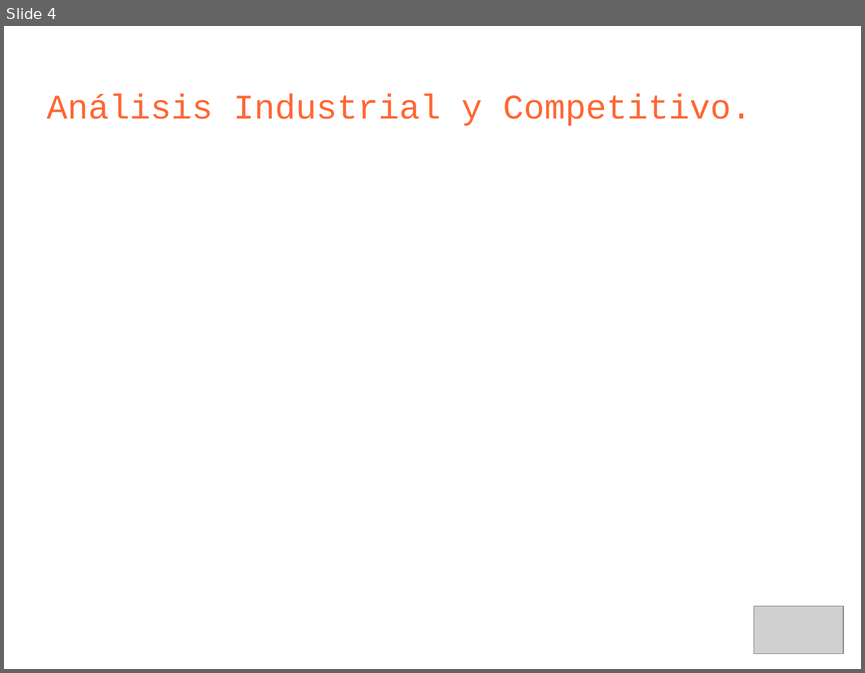
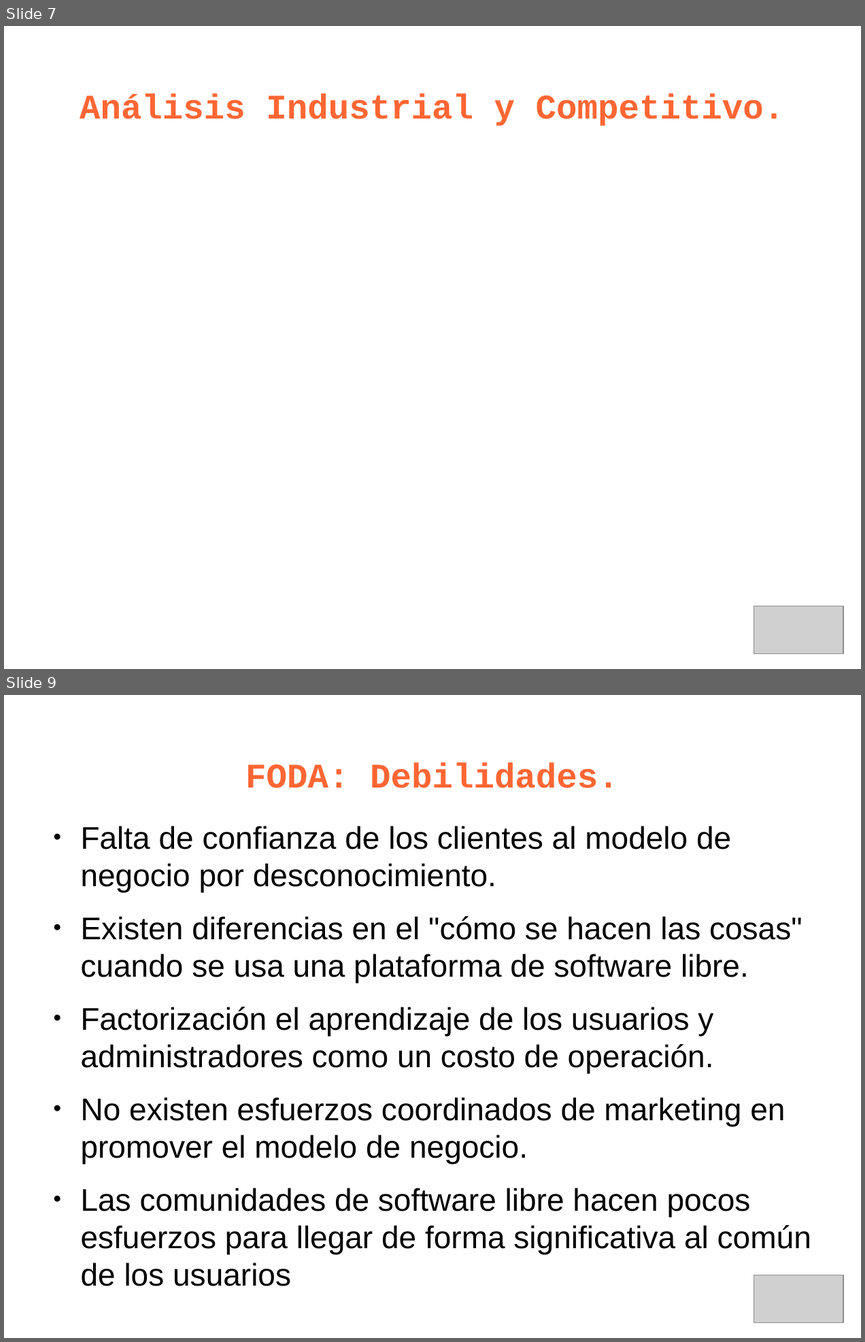
Before and after one commit to leliel12/jbc-utn, a slide deck: 5to/ger_est/kenya_p.odp. Shown one above the other, each under a label of ours: slide 4 before the commit, slides 7 and 9 after it; the slides between them are not shown. The pictures are 865x673 and 865x1342 pixels, drawn with LibreOffice and Linux fonts; fonts in the diff are those of the drawing; grey boxes stand for pictures. Boxes give left, top, right and bottom in pixels: in the first picture for what was removed or moved away, otherwise in the second. Text is boxed around its words. In the diff, an @@ line names an element or a change of style, - is before the commit and + after.

```diff
--- a/5to/ger_est/kenya_p.odp
+++ b/5to/ger_est/kenya_p.odp
@@ slide 9 added at (x1=4, y1=695, x2=861, y2=1338), background #FFFFFF @@
@@ title added at (x1=245, y1=763, x2=619, y2=788), 32 pt, text #FF6633, bold @@
+FODA: Debilidades.
@@ text added at (x1=81, y1=826, x2=811, y2=1254), 29 pt, text #000000 @@
+● Falta de confianza de los clientes al modelo de negocio por desconocimiento.
+● Existen diferencias en el "cómo se hacen las cosas" cuando se usa una plataforma de software libre.
+● Factorización el aprendizaje de los usuarios y administradores como un costo de operación.
+● No existen esfuerzos coordinados de marketing en promover el modelo de negocio.
+● Las comunidades de software libre hacen pocos esfuerzos para llegar de forma significativa al común de los usuarios
@@ picture added at (x1=754, y1=1275, x2=844, y2=1323) @@
@@ what was slide 4 is now slide 7 @@
@@ slide 7 changed as well @@
@@ title "Análisis Industrial y Competitivo." at (x1=79, y1=94, x2=785, y2=126): bold on; alignment left to centre @@
```
Also in this commit, not shown: 3 other slides changed, 12 other slides added, 2 slides removed, 3 other files.
